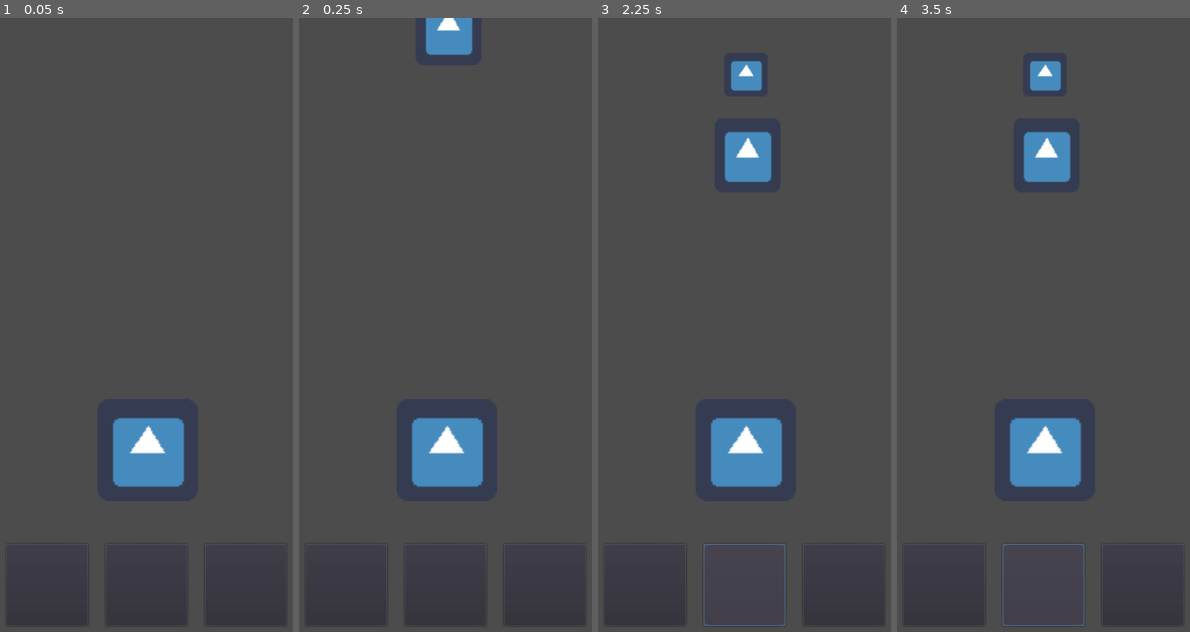
Above: before the commit, frames 1-4 (left to right).
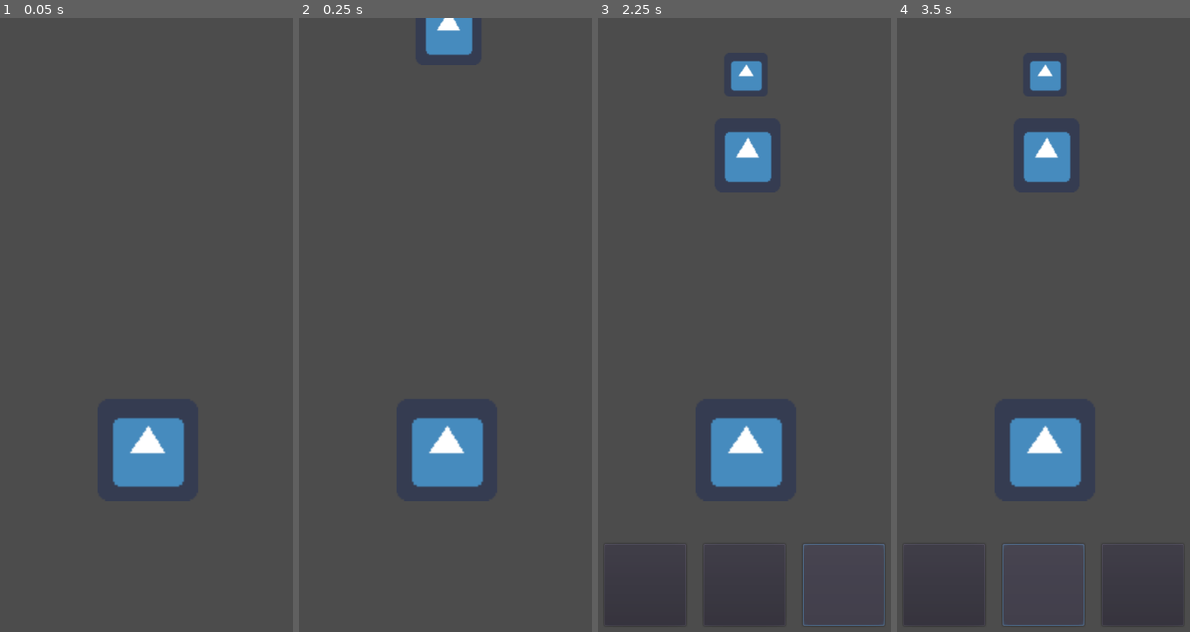
Above: after the commit, the same moments.

Repository: arthurnog/jakenWiththeDead
Game: Godot game, scene res://scenes/GAME.tscn
Same seed, same stepped clock (60 frames per second), same inputs: the game is played once before the commit and once after it. The engine's default icon, where the game draws it, is replaced by a stand-in: a white triangle on a blue panel in a dark square.
Inputs (mouse positions are in pixels of both pictures, inside the frame that each line leads up to; where the layout moved, square brackets give the same spot in the first picture):
- Up to frame 1 (0.05 s): no input
- Up to frame 2 (0.25 s): no input
- Up to frame 3 (2.25 s): click (644, 582) at 0.52 s; click (644, 582) at 1.27 s; click (844, 582) [744, 582] at 2 s
- Up to frame 4 (3.5 s): click (1043, 582) at 2.77 s

The runs differ from the first frame. In frame 1, 0.1% of the frame differs, in the area x 3-97%, y 98-99%; in frame 2, 0.1%; in frame 3, 0.3%, in the area x 36-98%, y 85-100%; in frame 4, nothing differs.
Error after the commit: Invalid get index 'flag' (on base: 'PackedScene'). (res://scripts/enemyFarm.gd:36)

Commit message:
Nil problem fixed

Diff:
--- a/jakenWithTheDead/project.godot
+++ b/jakenWithTheDead/project.godot
@@ -23,6 +23,7 @@
 
 window/size/width=600
 window/size/height=1024
+window/size/borderless=true
 window/vsync/use_vsync=false
 
 [rendering]
--- a/jakenWithTheDead/scenes/GAME.tscn
+++ b/jakenWithTheDead/scenes/GAME.tscn
@@ -1,8 +1,9 @@
-[gd_scene load_steps=4 format=2]
+[gd_scene load_steps=5 format=2]
 
 [ext_resource path="res://scenes/Player.tscn" type="PackedScene" id=1]
 [ext_resource path="res://scripts/Container.gd" type="Script" id=2]
 [ext_resource path="res://scripts/enemyFarm.gd" type="Script" id=3]
+[ext_resource path="res://scripts/Button.gd" type="Script" id=4]
 
 [node name="GAME" type="Node2D"]
 
@@ -19,7 +20,8 @@
 
 [node name="GUI" type="CanvasLayer" parent="."]
 
-[node name="Container" type="HBoxContainer" parent="GUI"]
+[node name="buttonContainer" type="HBoxContainer" parent="GUI"]
+visible = false
 anchor_top = 1.0
 anchor_right = 1.0
 anchor_bottom = 1.0
@@ -33,21 +35,31 @@
 "_edit_use_anchors_": false
 }
 
-[node name="Button" type="Button" parent="GUI/Container"]
+[node name="Button0" type="Button" parent="GUI/buttonContainer"]
 margin_left = 94.0
 margin_right = 214.0
 margin_bottom = 120.0
 rect_min_size = Vector2( 120, 0 )
+custom_colors/font_color_hover = Color( 0.717647, 0.372549, 0.372549, 1 )
+script = ExtResource( 4 )
 
-[node name="Button2" type="Button" parent="GUI/Container"]
+[node name="Button1" type="Button" parent="GUI/buttonContainer"]
 margin_left = 240.0
 margin_right = 360.0
 margin_bottom = 120.0
 rect_min_size = Vector2( 120, 0 )
+script = ExtResource( 4 )
 
-[node name="Button3" type="Button" parent="GUI/Container"]
+[node name="Button2" type="Button" parent="GUI/buttonContainer"]
 margin_left = 386.0
 margin_right = 506.0
 margin_bottom = 120.0
 rect_min_size = Vector2( 120, 0 )
+script = ExtResource( 4 )
 [connection signal="timeout" from="spawn" to="enemyFarm" method="_on_spawn_timeout"]
+[connection signal="pressed" from="GUI/buttonContainer/Button0" to="Player" method="_on_Button0_pressed"]
+[connection signal="pressed" from="GUI/buttonContainer/Button0" to="enemyFarm" method="_on_Button0_pressed"]
+[connection signal="pressed" from="GUI/buttonContainer/Button1" to="Player" method="_on_Button1_pressed"]
+[connection signal="pressed" from="GUI/buttonContainer/Button1" to="enemyFarm" method="_on_Button1_pressed"]
+[connection signal="pressed" from="GUI/buttonContainer/Button2" to="Player" method="_on_Button2_pressed"]
+[connection signal="pressed" from="GUI/buttonContainer/Button2" to="enemyFarm" method="_on_Button2_pressed"]
--- /dev/null
+++ b/jakenWithTheDead/scripts/Button.gd
@@ -0,0 +1,14 @@
+extends Button
+
+
+export (int) var value = 0
+
+
+# Called when the node enters the scene tree for the first time.
+func _ready():
+	pass # Replace with function body.
+
+
+# Called every frame. 'delta' is the elapsed time since the previous frame.
+#func _process(delta):
+#	pass
--- a/jakenWithTheDead/scripts/Container.gd
+++ b/jakenWithTheDead/scripts/Container.gd
@@ -1,4 +1,9 @@
 extends HBoxContainer
+
+onready var b0 = $Button0
+onready var b1 = $Button1
+onready var b2 = $Button2
+onready var buttons = [b0,b1,b2]
 
 # Called when the node enters the scene tree for the first time.
 func _ready():
@@ -10,5 +15,62 @@
 #	pass
 
 #Ao receber o sinal do ghost ele deve definir a ordem dos botões
-func set_buttons():
-	pass
+func set_buttons(flag):
+	randomize()
+	var i = randi()%3
+	if flag == 0:
+		#pedra
+		buttons[i].value = 0
+		#buttons[i].set_text("0")
+		if i == 0:
+			randomize()
+			b1.value = randi()%3
+			randomize()
+			b2.value = randi()%3
+		elif i == 1:
+			randomize()
+			b0.value = randi()%3
+			randomize()
+			b2.value = randi()%3
+		elif i == 2:
+			randomize()
+			b0.value = randi()%3
+			randomize()
+			b0.value = randi()%3
+	elif flag == 1:
+		#papel
+		buttons[i].value = 1
+		if i == 0:
+			randomize()
+			b1.value = randi()%3
+			randomize()
+			b2.value = randi()%3
+		elif i == 1:
+			randomize()
+			b0.value = randi()%3
+			randomize()
+			b2.value = randi()%3
+		elif i == 2:
+			randomize()
+			b0.value = randi()%3
+			randomize()
+			b0.value = randi()%3
+	elif flag == 2:
+		#tesoura
+		buttons[i].value = 2
+		if i == 0:
+			randomize()
+			b1.value = randi()%3
+			randomize()
+			b2.value = randi()%3
+		elif i == 1:
+			randomize()
+			b0.value = randi()%3
+			randomize()
+			b2.value = randi()%3
+		elif i == 2:
+			randomize()
+			b0.value = randi()%3
+			randomize()
+			b0.value = randi()%3
+	self.show()
--- a/jakenWithTheDead/scripts/Ghost.gd
+++ b/jakenWithTheDead/scripts/Ghost.gd
@@ -6,8 +6,11 @@
 onready var gTimer = $Timer
 #tempo para aparecer a jogada do ghost
 
-export (int) var flag
+export (int) var flag = 0
+var dead = 0
+
 signal flag
+signal killed
 
 onready var windowsSize = get_viewport_rect().size
 
@@ -18,15 +21,19 @@
 	gTimer.start()
 
 
-#func _process(delta):
-#	pass
-
 #var jogada = 0, 1, 2
 func set_play():
 	randomize()
-	flag = int(rand_range(0,2))
+	flag = randi()%3
 	#escolher textura da Sprite1
 	emit_signal("flag", flag)
+
+func enemyDead():
+	#quando morto
+	#animação de morte
+	emit_signal("killed")
+	#eliminar instancia do inimigo
+
 
 
 func _on_Timer_timeout():
--- a/jakenWithTheDead/scripts/Player.gd
+++ b/jakenWithTheDead/scripts/Player.gd
@@ -11,3 +11,23 @@
 
 #func _process(delta):
 #	pass
+
+func playerFlee():
+	get_parent().get_node("enemyFarm").score -= 1
+	#toca animação do player fugindo
+	pass
+
+
+func _on_Button0_pressed():
+	var value = get_parent().get_node("GUI/buttonContainer/Button0").value
+	if value != get_parent().get_node("enemyFarm").enemy.flag:
+		playerFlee()
+	pass # Replace with function body.
+
+
+func _on_Button1_pressed():
+	pass # Replace with function body.
+
+
+func _on_Button2_pressed():
+	pass # Replace with function body.
--- a/jakenWithTheDead/scripts/enemyFarm.gd
+++ b/jakenWithTheDead/scripts/enemyFarm.gd
@@ -1,7 +1,9 @@
 extends Node
 
+onready var timer = get_parent().get_node("spawn")
+var score = 0
 var enemy = preload("res://scenes/Ghost.tscn")
-
+#var alive = 0
 func _ready():
 	pass # Replace with function body.
 
@@ -11,13 +13,41 @@
 #	pass
 
 func enemySpawn():
-	var enemyinstance = enemy.instance()
-	enemyinstance.connect("flag", get_parent().get_node("GUI/Container"), "set_buttons")
-
-	add_child(enemyinstance)
+	var enemyInstance = enemy.instance()
+	enemyInstance.connect("flag", get_parent().get_node("GUI/buttonContainer"), "set_buttons")
+	enemyInstance.connect("killed", self, "enemyKill")
+	add_child(enemyInstance)
 
 
 
 func _on_spawn_timeout():
 	enemySpawn()
 	pass # Replace with function body.
+
+func enemyKill():
+	score += 1
+	timer.start()
+	#get_parent().get_node("GUI/Container/killCounter").text = "Eliminados = " + str(kills)
+
+
+
+func _on_Button0_pressed():
+	var value = get_parent().get_node("GUI/buttonContainer/Button0").value
+	if value == enemy.flag:
+		enemy.enemyDead()
+	#else
+		#player foge
+
+func _on_Button1_pressed():
+	var value = get_parent().get_node("GUI/buttonContainer/Button1").value
+	if value == enemy.flag:
+		enemy.enemyDead()
+	#else
+		#player foge
+
+func _on_Button2_pressed():
+	var value = get_parent().get_node("GUI/buttonContainer/Button2").value
+	if value == enemy.flag:
+		enemy.enemyDead()
+	#else
+		#player foge
